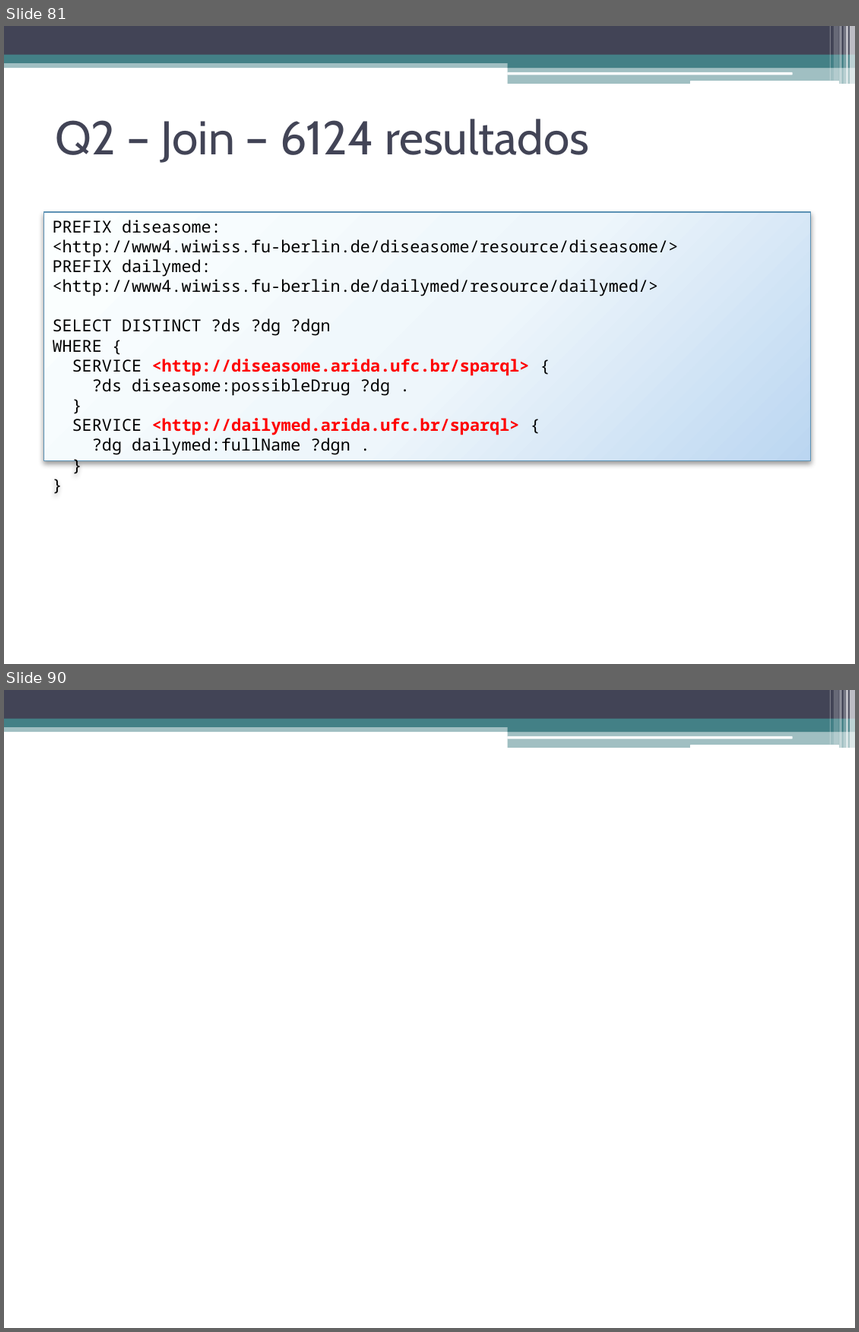
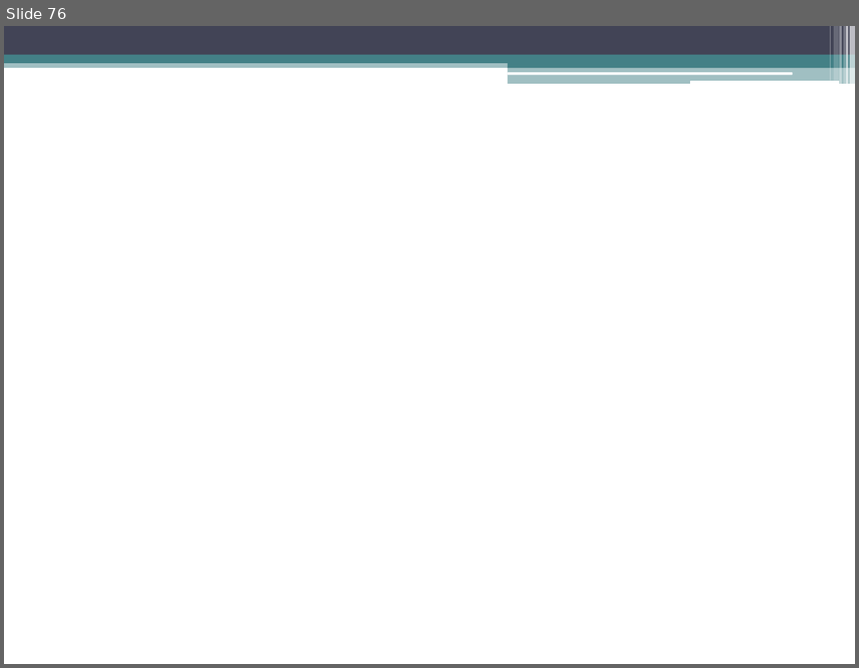
Before and after one commit to luiseufrasio/mestrado-ufc-eufrasio, a slide deck: dissertação/dissertacao_eufrasio-slides.pptx. Shown one above the other, each under a label of ours: slides 81 and 90 before the commit, slide 76 after it; the slides between them are not shown. The pictures are 859x1332 and 859x668 pixels, drawn with LibreOffice and Linux fonts; fonts in the diff are those of the drawing. Boxes give left, top, right and bottom in pixels: in the first picture for what was removed or moved away, otherwise in the second. Text is boxed around its words. In the diff, an @@ line names an element or a change of style, - is before the commit and + after.

```diff
--- a/dissertação/dissertacao_eufrasio-slides.pptx
+++ b/dissertação/dissertacao_eufrasio-slides.pptx
@@ slide 81 removed at bbox=[4, 26, 855, 664], background #FFFFFF; not listed: 13 template elements that a slide beside it also shows @@
@@ title removed at bbox=[55, 119, 589, 163] @@
-Q2 – Join – 6124 resultados
@@ rectangle removed at bbox=[44, 212, 811, 461] @@
-PREFIX diseasome: <http://www4.wiwiss.fu-berlin.de/diseasome/resource/diseasome/>
-PREFIX dailymed: <http://www4.wiwiss.fu-berlin.de/dailymed/resource/dailymed/>
-SELECT DISTINCT ?ds ?dg ?dgn
-WHERE {
-SERVICE <http://diseasome.arida.ufc.br/sparql> {
-?ds diseasome:possibleDrug ?dg .
-}
-SERVICE <http://dailymed.arida.ufc.br/sparql> {
-?dg dailymed:fullName ?dgn .
-}
-}
@@ what was slide 90 is now slide 76 @@
```
Also in this commit, not shown: 10 slides added, 23 other slides removed, 2 other files.
